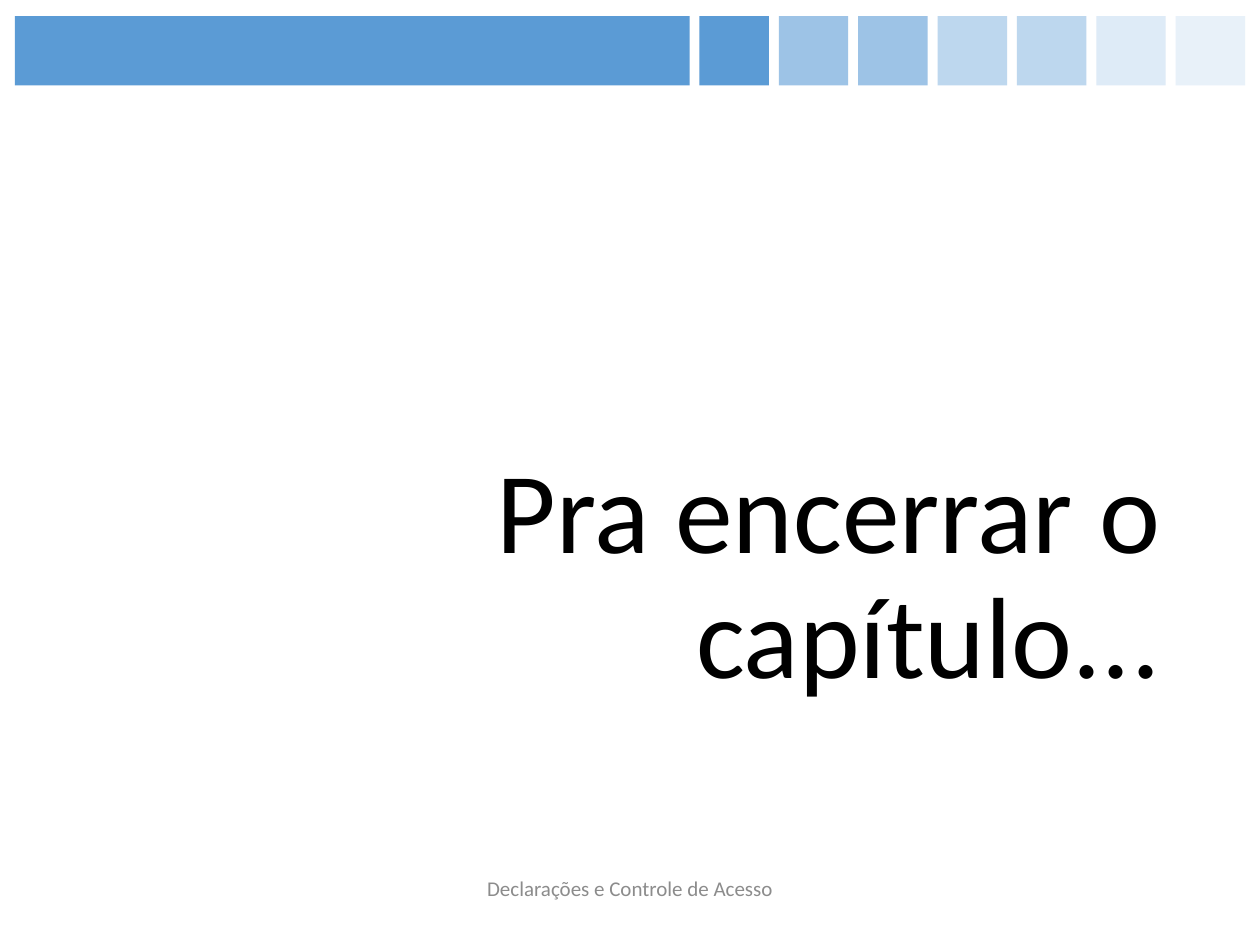
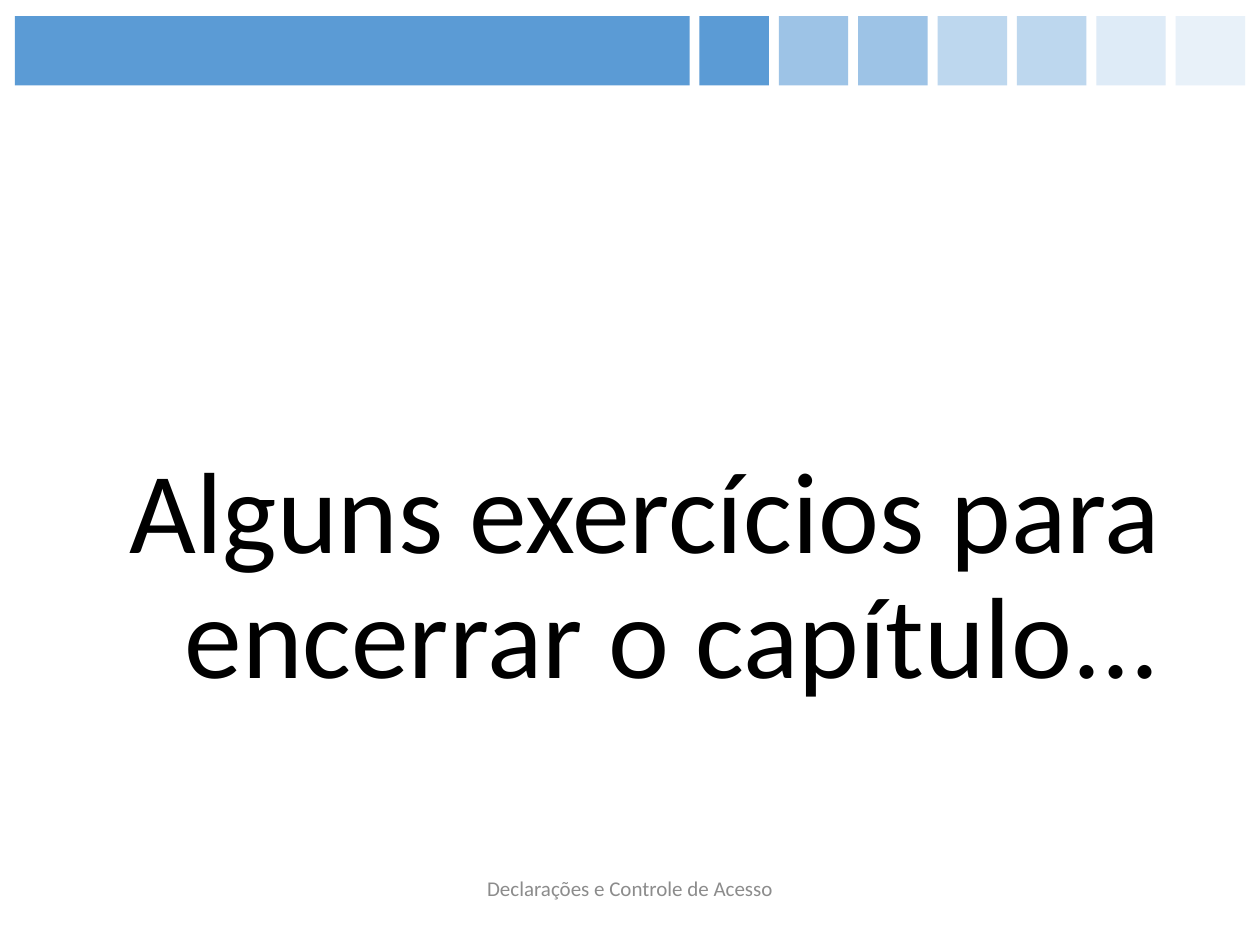
Before and after one commit to figueiredojrr/treinamentoJavaSeOcaAgosto, a slide deck: slide 29 of TreinamentoJavaSeOca/documentos/apresentação/OCA.pptx (slide 28 before the commit). Drawn at 1260x945 pixels with LibreOffice and Linux fonts; fonts in the diff are those of the drawing. Boxes give left, top, right and bottom in pixels: in the first picture for what was removed or moved away, otherwise in the second. Text is boxed around its words. In the diff, an @@ line names an element or a change of style, - is before the commit and + after.

```diff
--- a/TreinamentoJavaSeOca/documentos/apresentação/OCA.pptx
+++ b/TreinamentoJavaSeOca/documentos/apresentação/OCA.pptx
@@ text at <box>130,472,1160,697</box>: text changed @@
-Pra encerrar o capítulo...
+Alguns exercícios para encerrar o capítulo...
```
Also in this commit, not shown: 1 slide added, 1 other file.
